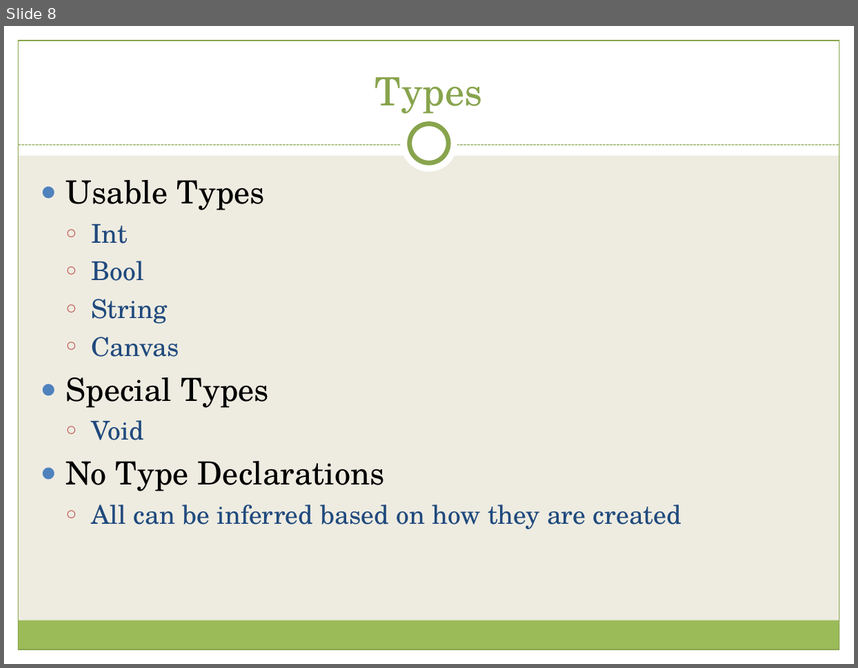
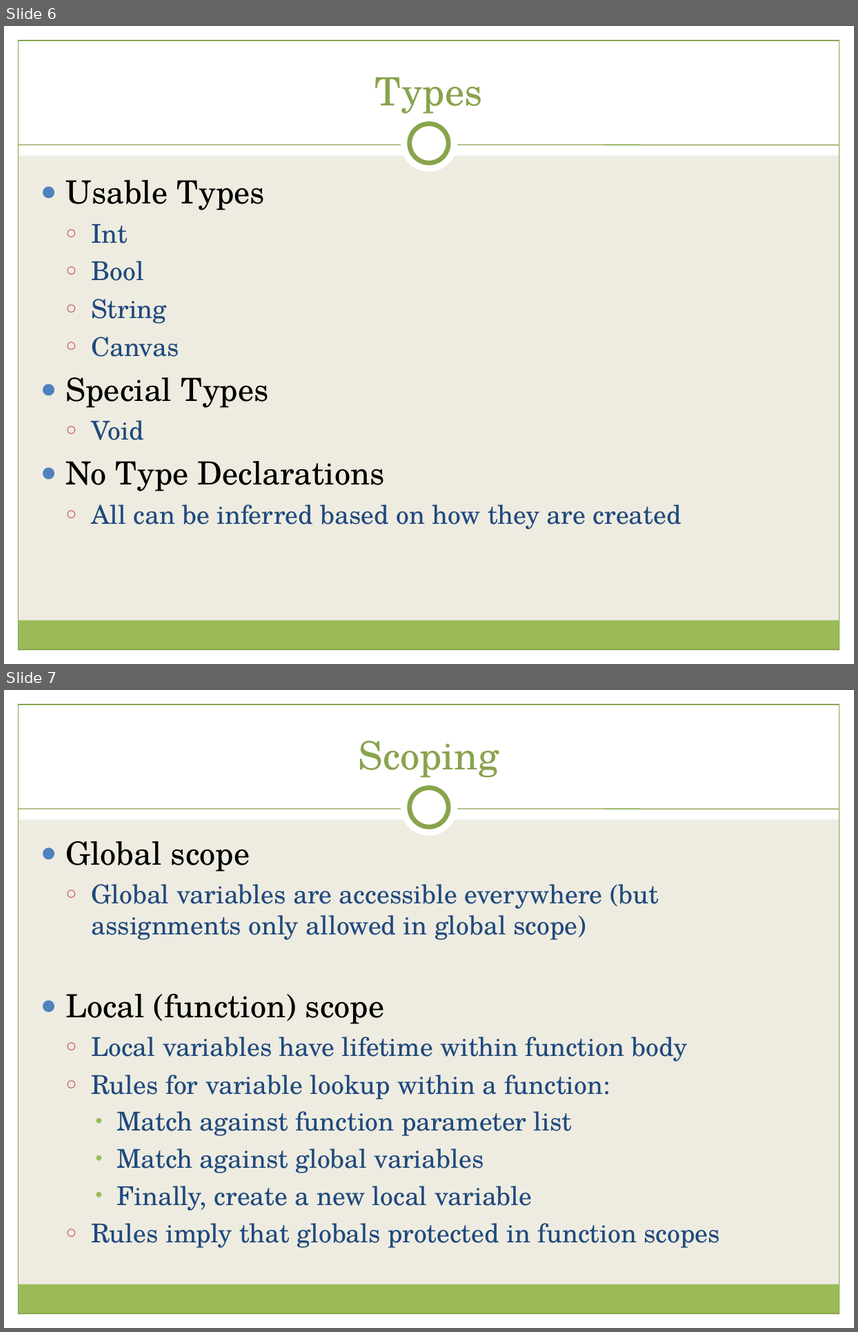
Before and after one commit to dgromov/EZ-ASCII, a slide deck: FinalReport/final_slides_v2.ppt. Shown one above the other, each under a label of ours: slide 8 before the commit, slides 6 and 7 after it. The pictures are 858x668 and 858x1332 pixels, drawn with LibreOffice and Linux fonts; fonts in the diff are those of the drawing. Boxes give left, top, right and bottom in pixels: in the first picture for what was removed or moved away, otherwise in the second. Text is boxed around its words. In the diff, an @@ line names an element or a change of style, - is before the commit and + after.

```diff
--- a/FinalReport/final_slides_v2.ppt
+++ b/FinalReport/final_slides_v2.ppt
@@ slide 7 added at bbox=[4, 690, 854, 1328], background #EEECE1; not listed: 9 template elements that a slide beside it also shows @@
@@ text added at bbox=[359, 740, 499, 778], 33 pt, text #88A44D @@
+Scoping
@@ text added at bbox=[65, 841, 720, 1248], 22 pt, text #1F497D @@
+● Global scope
+  ○ Global variables are accessible everywhere (but assignments only allowed in global scope)
+● Local (function) scope
+  ○ Local variables have lifetime within function body
+  ○ Rules for variable lookup within a function:
+    • Match against function parameter list
+    • Match against global variables
+    • Finally, create a new local variable
+  ○ Rules imply that globals protected in function scopes
@@ what was slide 8 is now slide 6 @@
@@ slide 6 changed as well @@
@@ line (18, 145) - (840, 145): stroke #88A44D 0.74 pt dashed to #88A44D 0.74 pt @@
```
Also in this commit, not shown: 15 other slides changed.
